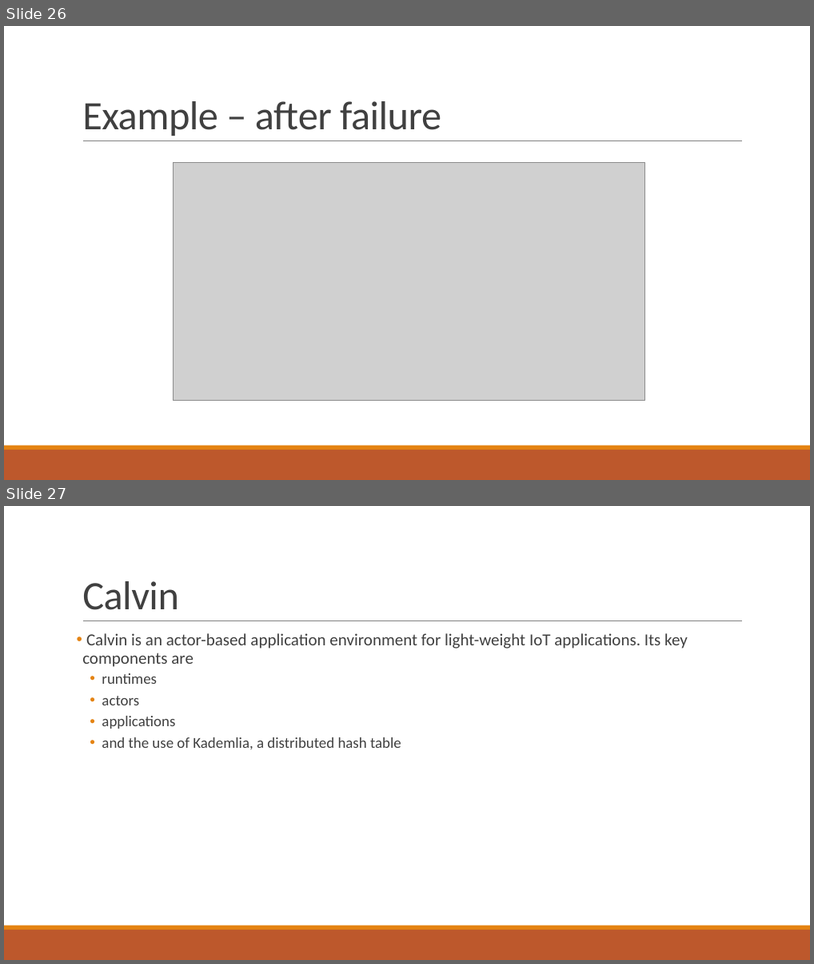
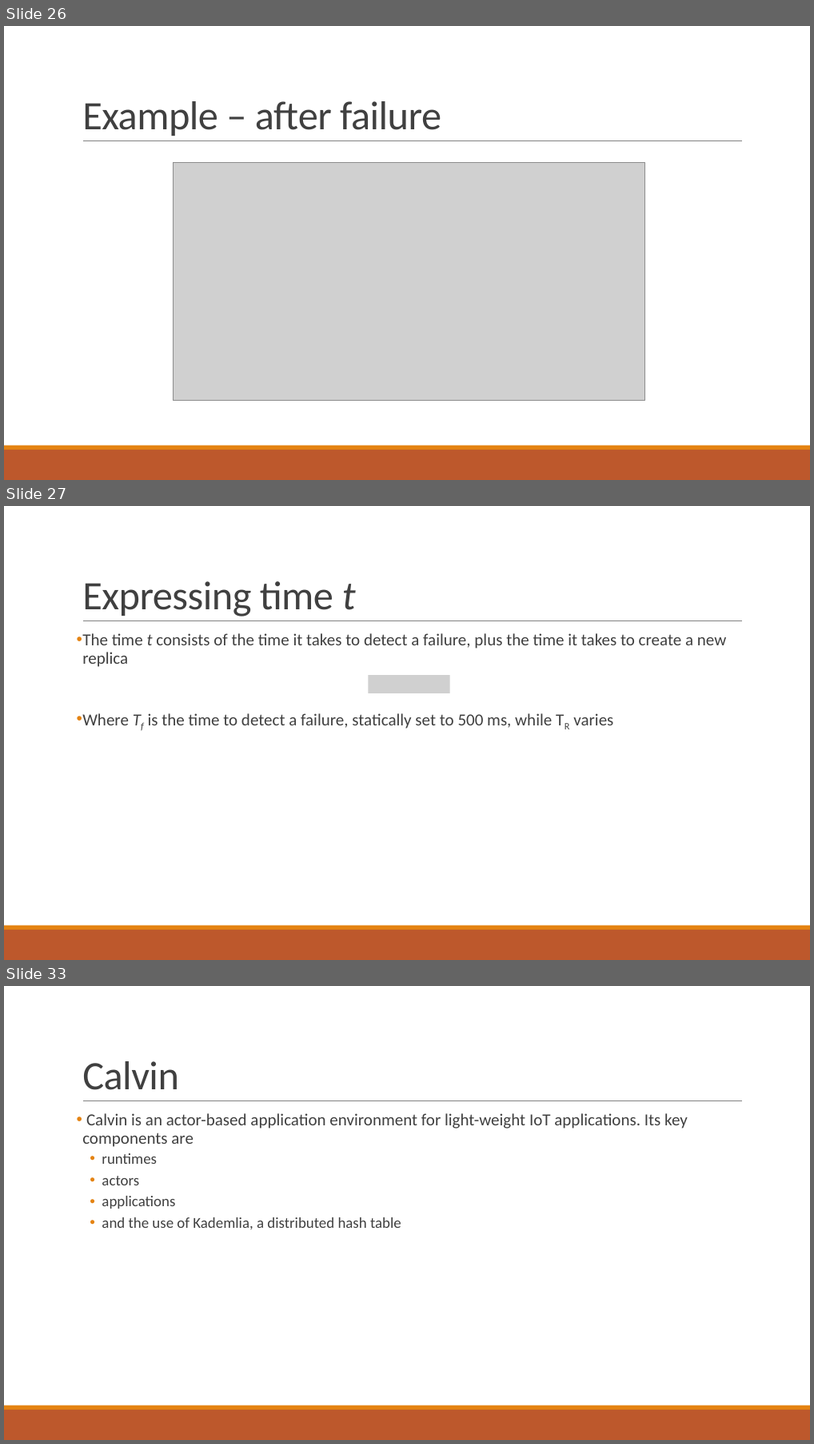
Before and after one commit to PStahl/master_thesis, a slide deck: presentation/presentation.pptx. Shown one above the other, each under a label of ours: slides 26 and 27 before the commit, slides 26, 27 and 33 after it; the slides between them are not shown. The pictures are 814x964 and 814x1444 pixels, drawn with LibreOffice and Linux fonts; fonts in the diff are those of the drawing; grey boxes stand for pictures. Boxes give left, top, right and bottom in pixels: in the first picture for what was removed or moved away, otherwise in the second. Text is boxed around its words. In the diff, an @@ line names an element or a change of style, - is before the commit and + after.

```diff
--- a/presentation/presentation.pptx
+++ b/presentation/presentation.pptx
@@ slide 27 added at bbox=[4, 506, 810, 960], background #FFFFFF; not listed: 3 template elements that a slide beside it also shows @@
@@ title added at bbox=[82, 581, 356, 616], 48 pt, text #404040 @@
+Expressing time t
@@ text added at bbox=[82, 633, 726, 728], 20 pt, text #404040 @@
+• The time t consists of the time it takes to detect a failure, plus the time it takes to create a new replica
+• Where Tf is the time to detect a failure, statically set to 500 ms, while TR varies
@@ picture added at bbox=[368, 675, 450, 693] @@
@@ what was slide 27 is now slide 33 @@
```
Also in this commit, not shown: 8 slides changed, 5 other slides added.
